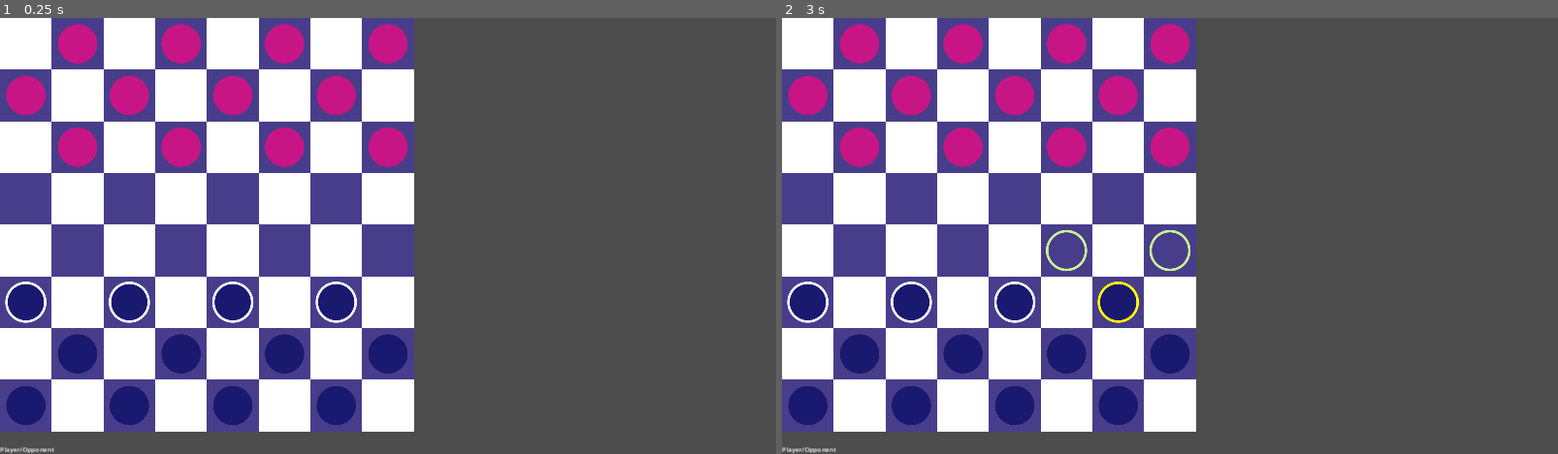
Above: before the commit, frames 1-2 (left to right).
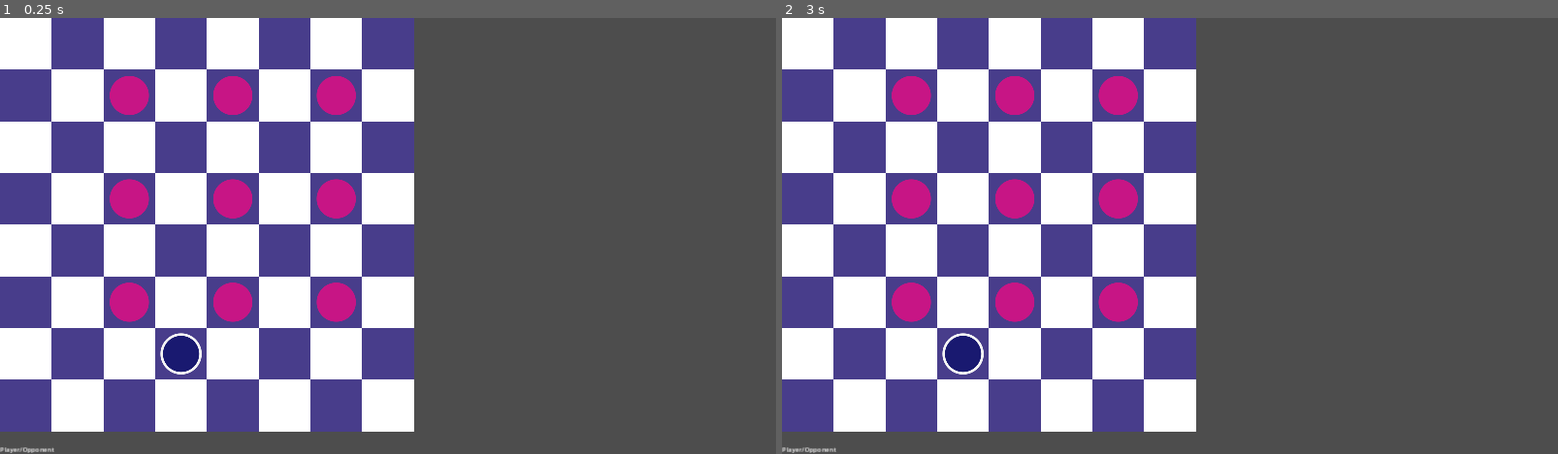
Above: after the commit, the same moments.

Repository: mattsullentrup/godot-checkers
Game: Godot game, scene res://rewrite/level/level.tscn
Two runs of this game, one before a commit and one after it. Both use one fixed random seed, a clock stepped at 60 frames per second and the inputs below.
Inputs (mouse positions are in pixels of both pictures, inside the frame that each line leads up to):
- Up to frame 1 (0.25 s): no input
- Up to frame 2 (3 s): tap Enter at 0.5, 2 s; move the mouse to (1340, 214) at 0.52 s; press the mouse at (1340, 214) at 0.53 s; tap Space at 1.25, 2.75 s; move the mouse to (1014, 257) at 1.27 s; release the mouse at (1014, 257) at 1.28 s; right-click (1014, 257) at 1.35 s; click (1014, 257) at 1.42 s; move the mouse to (1247, 140) at 2.02 s; press the mouse at (1247, 140) at 2.03 s; move the mouse to (1131, 323) at 2.77 s; release the mouse at (1131, 323) at 2.78 s; right-click (1131, 323) at 2.85 s; click (1131, 323) at 2.92 s

The runs differ from the first frame. In frame 1, 8.6% of the frame differs, in the area x 0-53%, y 1-94%; in frame 2, 8.8%.

Commit message:
Setup test scene in level generator

Diff:
--- a/9_10_24_checkers/rewrite/level/level_generator.gd
+++ b/9_10_24_checkers/rewrite/level/level_generator.gd
@@ -13,8 +13,21 @@
 
 
 func generate_level() -> void:
-	_create_units(0, 3, _opponent_group)
-	_create_units(5, Globals.GRID_SIZE, _player_group)
+	#_create_units(0, 3, _opponent_group)
+	#_create_units(5, Globals.GRID_SIZE, _player_group)
+
+	_test_unit_creation(_player_group, Vector2i(3, 6))
+
+	for y in [1, 3, 5]:
+		for x in [2, 4, 6]:
+			_test_unit_creation(_opponent_group, Vector2i(x, y))
+
+
+func _test_unit_creation(team: UnitGroup, pos) -> void:
+	var unit = UNIT.instantiate()
+	unit.cell = pos
+	unit.global_position = Navigation.cell_to_world(unit.cell)
+	team.add_child(unit)
 
 
 func _draw_tiles() -> void:
@@ -37,5 +50,5 @@
 		for x in range(start, Globals.GRID_SIZE, 2):
 			var unit = UNIT.instantiate()
 			unit.cell = Vector2i(x, y)
-			unit.global_position = Vector2i(x, y) * Globals.CELL_SIZE
+			unit.global_position = Navigation.cell_to_world(unit.cell)
 			group.add_child(unit)
